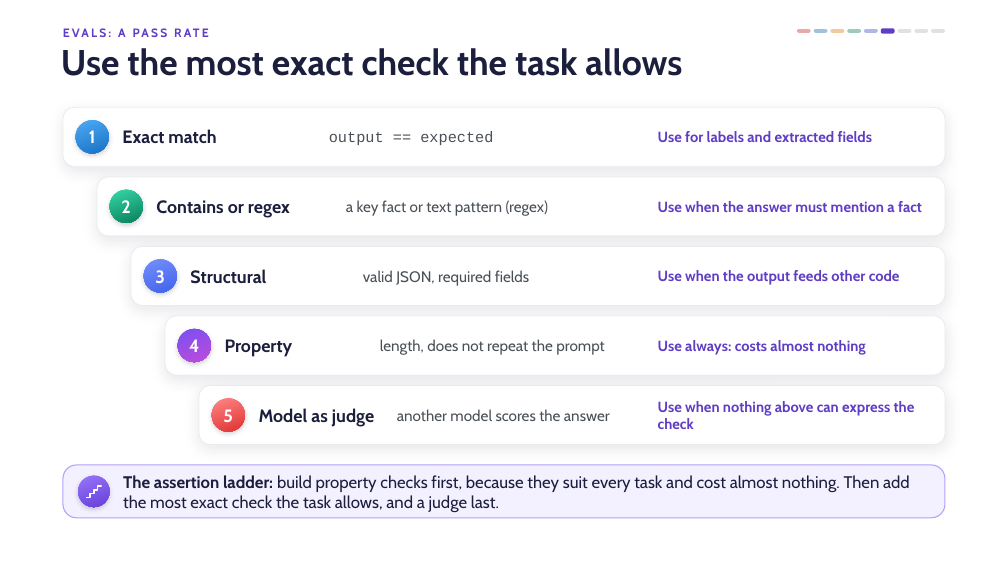
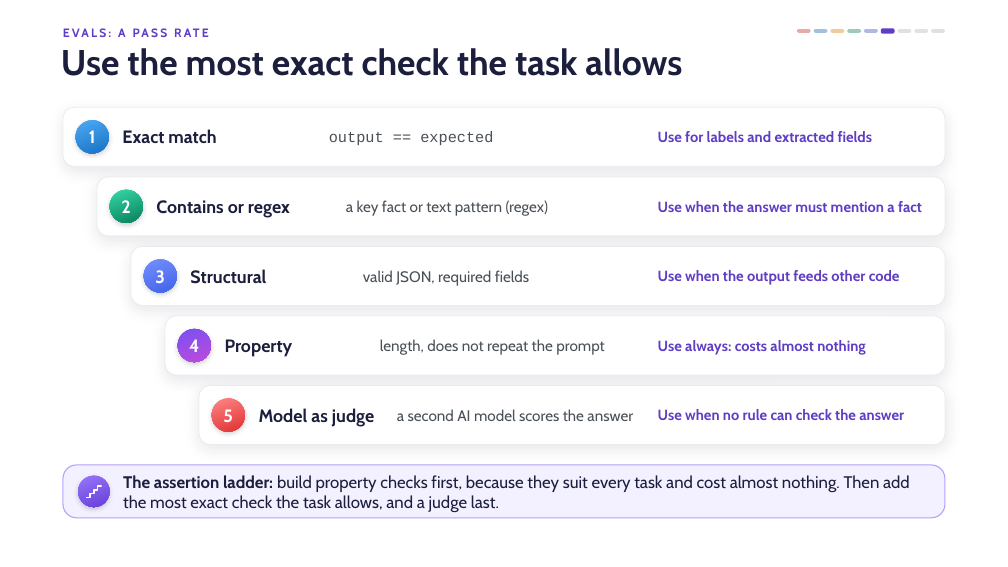
Before and after one commit to MariaGormley05/ai-lab-8, a slide deck: slide 21 of lectures-and-labs/week10/cicd-lecture.pptx (slide 18 before the commit). Drawn at 1008x567 pixels with LibreOffice and Linux fonts; fonts in the diff are those of the drawing; background and template pictures are left out. Boxes give left, top, right and bottom in pixels: in the first picture for what was removed or moved away, otherwise in the second. Text is boxed around its words. In the diff, an @@ line names an element or a change of style, - is before the commit and + after.

```diff
--- a/lectures-and-labs/week10/cicd-lecture.pptx
+++ b/lectures-and-labs/week10/cicd-lecture.pptx
@@ text at [397, 409, 633, 421]: text changed @@
-another model scores the answer
+a second AI model scores the answer
@@ text at [658, 409, 904, 420]: text changed @@
-Use when nothing above can express the check
+Use when no rule can check the answer
```
Also in this commit, not shown: 8 other slides changed, 7 slides added, 3 slides removed, 6 other files.
